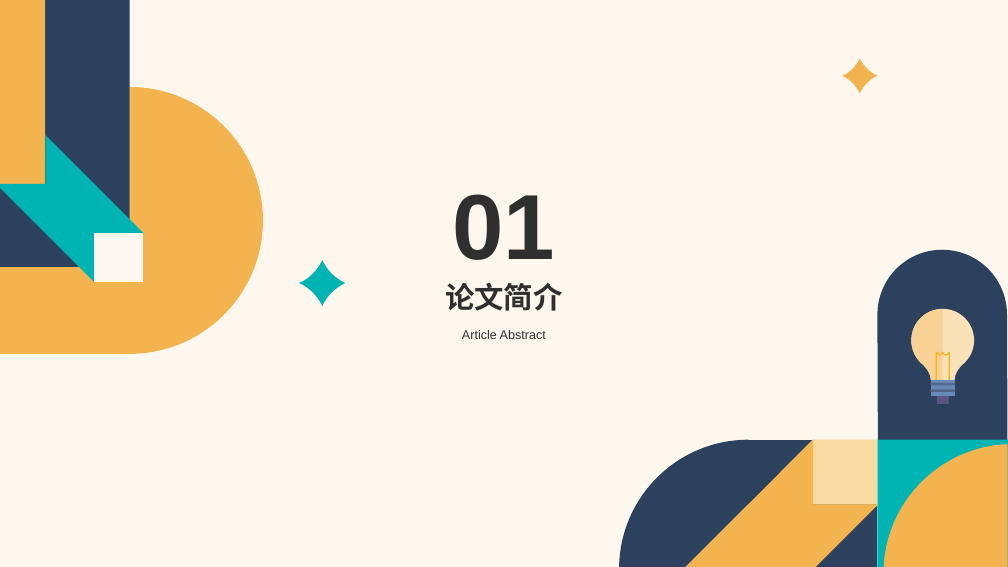
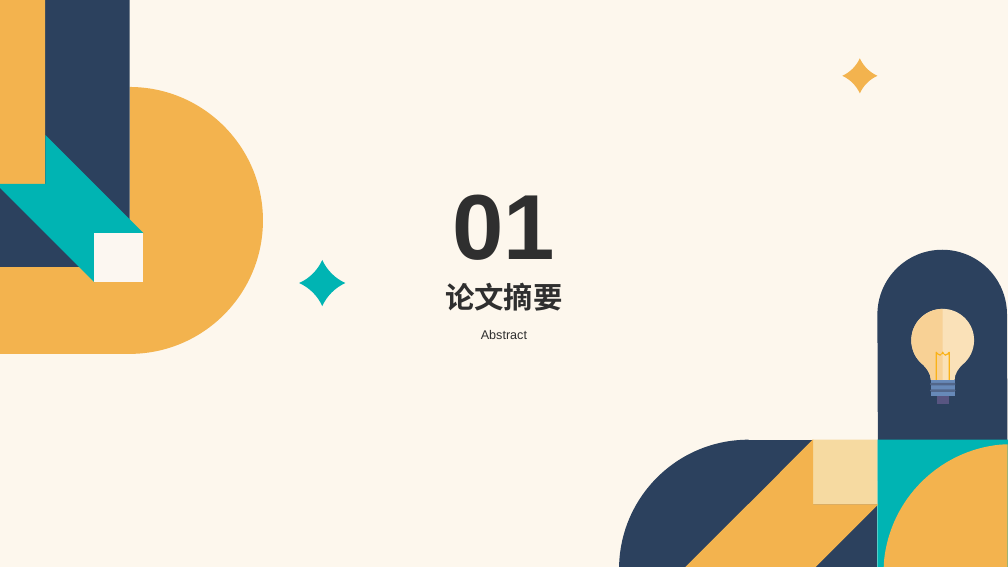
Before and after one commit to Vaelubo/Research, a slide deck: slide 3 of SSCI文章汇报.pptx. Drawn at 1008x567 pixels with LibreOffice and Linux fonts; fonts in the diff are those of the drawing. Boxes give left, top, right and bottom in pixels: in the first picture for what was removed or moved away, otherwise in the second. Text is boxed around its words. In the diff, an @@ line names an element or a change of style, - is before the commit and + after.

```diff
--- a/SSCI文章汇报.pptx
+++ b/SSCI文章汇报.pptx
@@ title at (445, 282, 562, 311): text changed @@
-论文简介
+论文摘要
@@ text at (481, 330, 527, 339): text changed @@
-Article Abstract
+Abstract
```
Also in this commit, not shown: 6 other slides changed, 14 slides added, 14 slides removed.
